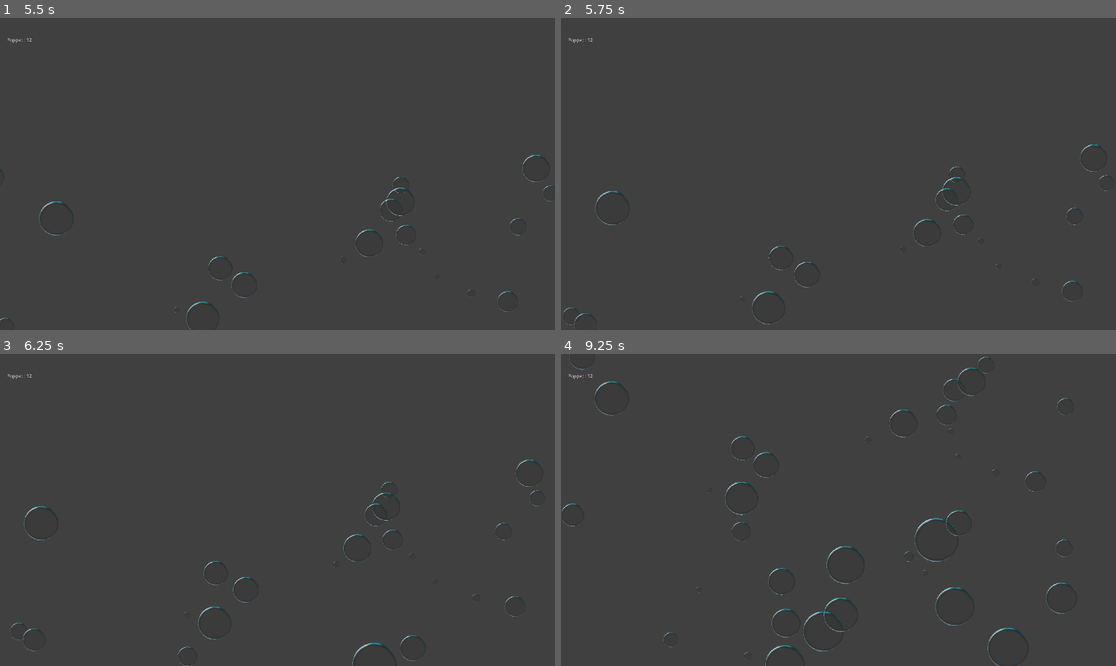
Above: before the commit, frames 1-4 (two rows, left to right).
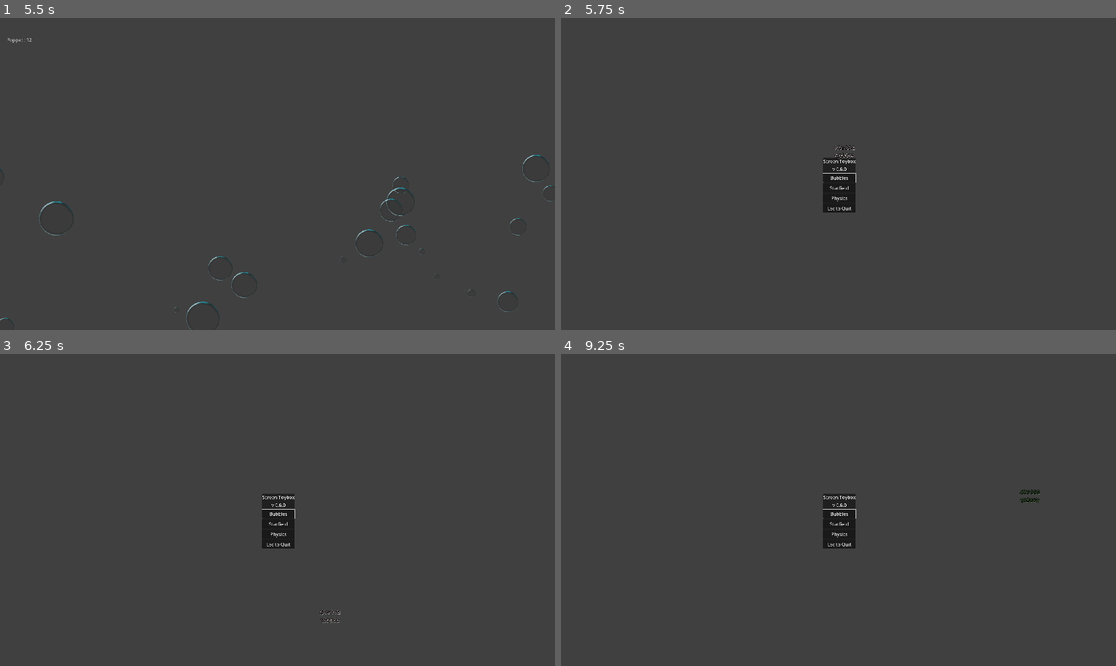
Above: after the commit, the same moments.

Repository: KaizNike/screen-toybox
Game: Godot game, scene res://src/Scenes/bubblesScene.tscn
Two runs of this game, one before a commit and one after it. Both use one fixed random seed, a clock stepped at 60 frames per second and the inputs below. This scene is started directly instead of the project's main scene.
Inputs (mouse positions are in pixels of both pictures, inside the frame that each line leads up to):
- Up to frame 1 (5.5 s): tap Enter at 0.5 s; drag from (233, 317) to (99, 326) at 0.52 s; drag from (111, 295) to (244, 286) at 1.27 s; move the mouse to (388, 270) at 2.02 s; press the mouse at (388, 270) at 2.03 s; right-click (388, 270) at 2.3 s; release the mouse at (388, 270) at 2.75 s; drag from (222, 248) to (382, 239) at 2.77 s; drag from (305, 227) to (22, 258) at 3.52 s; drag from (349, 202) to (194, 186) at 4.27 s; move the mouse to (205, 180) at 5.02 s; press the mouse at (205, 180) at 5.03 s; right-click (205, 180) at 5.3 s
- Up to frame 2 (5.75 s): tap Escape (ui_cancel) at 5.65 s
- Up to frame 3 (6.25 s): release the mouse at (205, 516) at 5.75 s; click (277, 513) at 5.75 s, where only the run after the commit has a clickable "Bubbles"
- Up to frame 4 (9.25 s): click (838, 522) at 6.5 s, where only the run after the commit has a clickable "Starfield"; click (838, 534) at 7.25 s, where only the run after the commit has a clickable "Physics"; click (838, 513) at 8 s, where only the run after the commit has a clickable "Bubbles"; click (838, 522) at 8.75 s, where only the run after the commit has a clickable "Starfield"

Frame 1 is identical in both runs. In frame 2, 1.5% of the frame differs, in the area x 0-100%, y 6-100%; in frame 3, 1.5%; in frame 4, 2.0%, in the area x 0-93%, y 0-100%.

Commit message:
Fixes and Tooltips
Extra window needs its own input handling.

Diff:
--- a/Source Files/Fullscreen Toybox/project.godot
+++ b/Source Files/Fullscreen Toybox/project.godot
@@ -76,6 +76,7 @@
 textures/canvas_textures/default_texture_filter=0
 renderer/rendering_method="gl_compatibility"
 renderer/rendering_method.mobile="gl_compatibility"
+textures/vram_compression/import_etc2_astc=true
 viewport/transparent_background=true
 2d/snapping/use_gpu_pixel_snap=true
 environment/default_environment="res://default_env.tres"
--- a/Source Files/Fullscreen Toybox/src/Scenes/bubblesScene.tscn
+++ b/Source Files/Fullscreen Toybox/src/Scenes/bubblesScene.tscn
@@ -1,10 +1,11 @@
-[gd_scene load_steps=6 format=3 uid="uid://b0rg25j7buxvy"]
+[gd_scene load_steps=7 format=3 uid="uid://b0rg25j7buxvy"]
 
 [ext_resource type="PackedScene" uid="uid://ctj2gk04kfx3l" path="res://src/Bodies/Shapes/Bubble.tscn" id="1"]
 [ext_resource type="Script" uid="uid://v4dqk01tddy8" path="res://src/Scenes/bubblesScene.gd" id="2"]
 [ext_resource type="Script" uid="uid://dx4nc0p4mwogn" path="res://src/Scenes/ScoreLabel.gd" id="3"]
 [ext_resource type="Script" uid="uid://orki205s5le5" path="res://src/Scenes/node_2d.gd" id="4_7vgen"]
 [ext_resource type="Script" uid="uid://bsrptb5lhq788" path="res://src/Scenes/sub_viewport.gd" id="5_1vm5p"]
+[ext_resource type="Script" uid="uid://dvwr2x85rf5g2" path="res://src/Scenes/window.gd" id="5_aad8t"]
 
 [node name="bubblesScene" type="Node"]
 script = ExtResource("2")
@@ -49,6 +50,7 @@
 current_screen = 0
 always_on_top = true
 transparent = true
+script = ExtResource("5_aad8t")
 
 [node name="SubViewportContainer" type="SubViewportContainer" parent="Window"]
 anchors_preset = 15
--- a/Source Files/Fullscreen Toybox/src/Scenes/selectionScene.tscn
+++ b/Source Files/Fullscreen Toybox/src/Scenes/selectionScene.tscn
@@ -6,6 +6,7 @@
 [ext_resource type="Script" uid="uid://8bmrxde153cf" path="res://src/Scenes/BouncingGameName.gd" id="4"]
 [ext_resource type="Script" uid="uid://lgf27fgotoaa" path="res://src/Scenes/camera_2d.gd" id="5_q5u4e"]
 [ext_resource type="Script" uid="uid://bsrptb5lhq788" path="res://src/Scenes/sub_viewport.gd" id="6_lxs7n"]
+[ext_resource type="Script" uid="uid://dvwr2x85rf5g2" path="res://src/Scenes/window.gd" id="7_grhwu"]
 [ext_resource type="Script" uid="uid://orki205s5le5" path="res://src/Scenes/node_2d.gd" id="7_mj5vh"]
 
 [sub_resource type="FontFile" id="1"]
@@ -70,6 +71,7 @@
 always_on_top = true
 transparent = true
 mouse_passthrough = true
+script = ExtResource("7_grhwu")
 
 [node name="SubViewportContainer" type="SubViewportContainer" parent="Window"]
 anchors_preset = 15
--- /dev/null
+++ b/Source Files/Fullscreen Toybox/src/Scenes/window.gd
@@ -0,0 +1,34 @@
+extends Window
+
+func _input(event: InputEvent) -> void:
+	if Input.is_action_just_pressed("ui_cancel"):
+		if AutoKing.currentScene == "selection":
+			print("Escaped program.")
+			#save()
+			get_tree().quit()
+		else:
+#			save()
+			get_tree().change_scene_to_file("res://src/Scenes/selectionScene.tscn")
+	if event.is_action_pressed("add"):
+		if $Timer.wait_time < 0.002:
+			return
+			print("full on bubbles")
+		$Timer.wait_time *= 0.95
+		print($Timer.wait_time)
+	if event.is_action_pressed("subtract"):
+		$Timer.wait_time *= 1.05
+		print($Timer.wait_time)
+	if event.is_action_pressed("randomize"):
+		if get_parent().randomizeColors:
+			get_parent().randomizeColors = false
+			print("Random colors off")
+		elif not get_parent().randomizeColors:
+			get_parent().randomizeColors = true
+			print("Random colors on")
+	if event.is_action_pressed("right_click"):
+		if AutoKing.MegaPopping:
+			AutoKing.MegaPopping = false
+			print("Mega popping mode off")
+		elif not AutoKing.MegaPopping:
+			AutoKing.MegaPopping = true
+			print("Mega popping mode now on, enjoy!")
--- a/Source Files/Fullscreen Toybox/src/UI/SelectionUI.tscn
+++ b/Source Files/Fullscreen Toybox/src/UI/SelectionUI.tscn
@@ -39,26 +39,30 @@
 
 [node name="VersionLabel" type="Label" parent="Panel/VSplitContainer"]
 layout_mode = 2
-tooltip_text = "Small tweaks!"
+tooltip_text = "One more monitor!"
 mouse_filter = 1
 mouse_default_cursor_shape = 16
-text = "v 0.5.1"
+text = "v 0.6.0"
 horizontal_alignment = 1
 
 [node name="BubblesButton" type="Button" parent="Panel/VSplitContainer"]
 layout_mode = 2
+tooltip_text = "Two screens! More later maybe."
 text = "Bubbles"
 
 [node name="StarButton" type="Button" parent="Panel/VSplitContainer"]
 layout_mode = 2
+tooltip_text = "Not upgraded!"
 text = "Starfield"
 
 [node name="ShapesButton" type="Button" parent="Panel/VSplitContainer"]
 layout_mode = 2
+tooltip_text = "Not upgraded!"
 text = "Physics"
 
 [node name="QuitButton" type="Button" parent="Panel/VSplitContainer"]
 layout_mode = 2
+tooltip_text = "Bye!"
 text = "Esc to Quit"
 
 [connection signal="pressed" from="Panel/VSplitContainer/BubblesButton" to="." method="_on_BubblesButton_pressed"]
Not shown: 1 places in Source Files/Fullscreen Toybox/src/Scenes/selectionScene.tscn that only renumber resources
Not shown, added: Source Files/Fullscreen Toybox/src/Scenes/window.gd.uid
